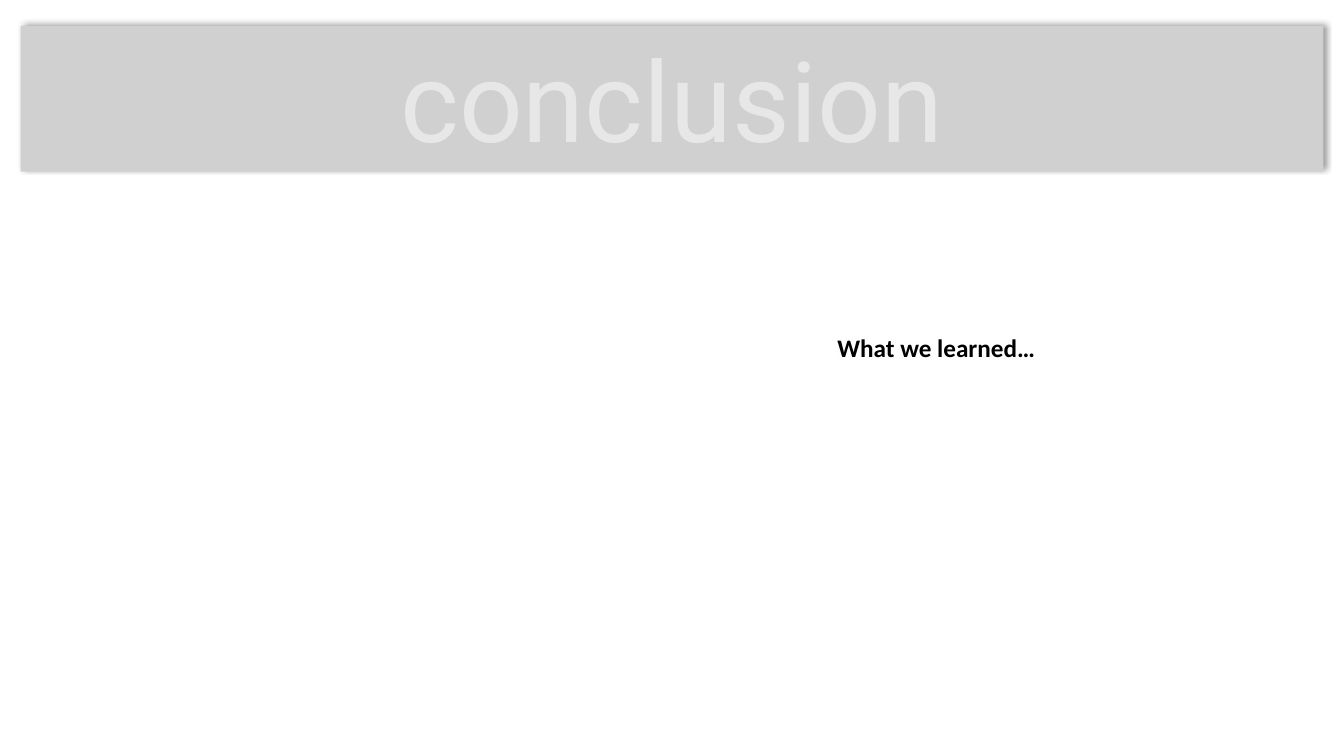
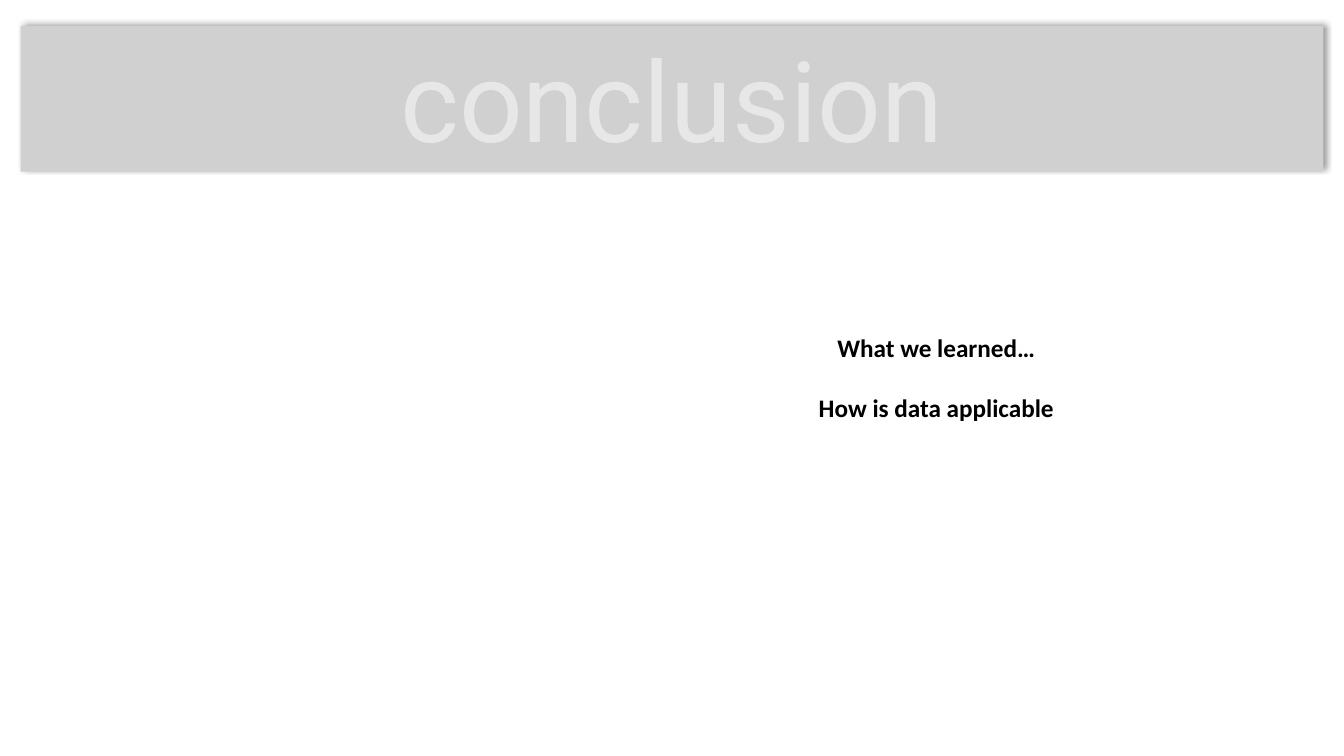
Before and after one commit to cljungkull/Project-2---CaliPolluts, a slide deck: slide 7 of presentation.pptx. Drawn at 1344x756 pixels with LibreOffice and Linux fonts; fonts in the diff are those of the drawing; grey boxes stand for pictures; background and template pictures are left out. Boxes give left, top, right and bottom in pixels: in the first picture for what was removed or moved away, otherwise in the second. Text is boxed around its words. In the diff, an @@ line names an element or a change of style, - is before the commit and + after.

```diff
--- a/presentation.pptx
+++ b/presentation.pptx
@@ text at [819, 399, 1054, 421]: paragraph added @@
+How is data applicable
```
Also in this commit, not shown: 5 other slides changed, 1 other file.
